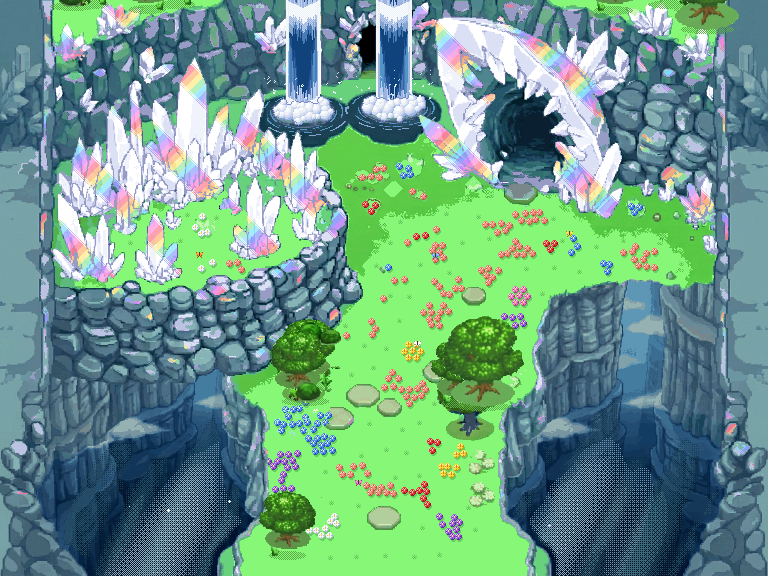
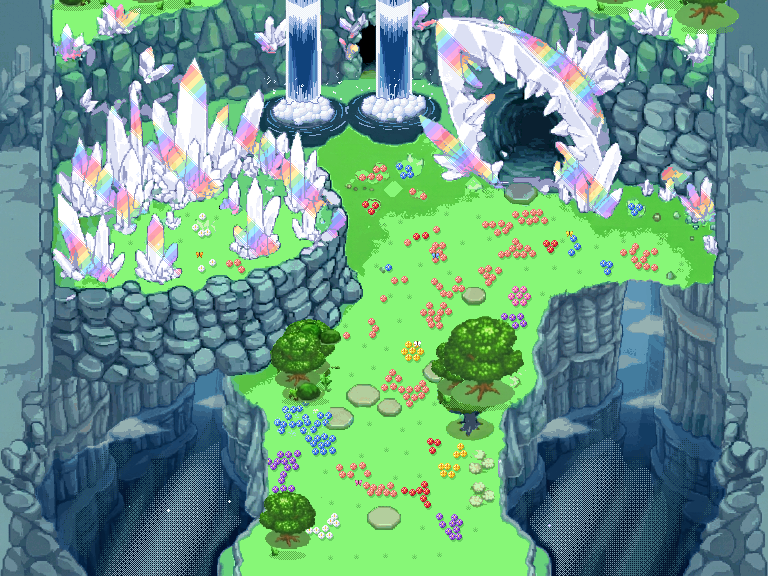
Revision of a layered 768×576 image; what changed, layer by layer:
painted on "09_reflets_f0" over [17, 1, 754, 534]
painted on "08_cristaux" over [11, 0, 754, 575]
painted on "07_falaises" over [11, 0, 754, 575]
